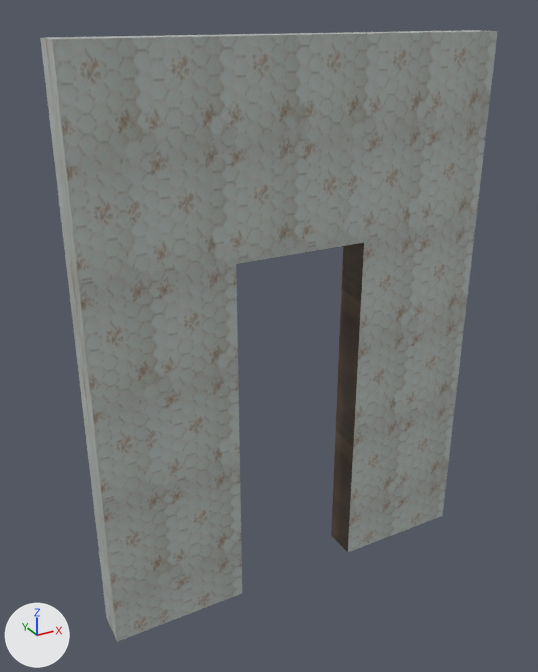
A saved change to the glTF model SH_MODEL/prop/wall_kabinet/wall._3x3_dirka_kabinet.glb.
One viewpoint serves both versions: a 50 mm camera at (-2.48, -4.29, 4.14) aimed at (-0.15, -0.04, 2.02). Every picture has the same lights, and +X, +Y and +Z are marked at lower left. The older version comes first.

The older version as bpy lines, for what is in view:
```python
mat_обои = bpy.data.materials.new('обои')
mat_обои.use_nodes = True; mat_обои.node_tree.nodes.clear()
_N = mat_обои.node_tree.nodes; _L = mat_обои.node_tree.links
n0 = _N.new('ShaderNodeBsdfPrincipled'); n0.name = 'Principled BSDF'
n1 = _N.new('ShaderNodeOutputMaterial'); n1.name = 'Material Output'
n2 = _N.new('ShaderNodeMix'); n2.name = 'Mix'
n2.data_type = 'RGBA'
n2.blend_type = 'MULTIPLY'
n2.inputs[0].default_value = 1.0  # 'Factor'
n3 = _N.new('ShaderNodeVertexColor'); n3.name = 'Color Attribute'
n4 = _N.new('ShaderNodeTexImage'); n4.name = 'Image Texture'
n4.image = img_oboi
n5 = _N.new('ShaderNodeMapping'); n5.name = 'Mapping'
n5.inputs[3].default_value = (8.0, 2.0, 1.0)  # 'Scale'
n6 = _N.new('ShaderNodeUVMap'); n6.name = 'UV Map'
n6.uv_map = 'UVMap'
_L.new(n0.outputs[0], n1.inputs[0])  # 'BSDF' to 'Surface'
_L.new(n2.outputs[2], n0.inputs[0])  # 'Result' to 'Base Color'
_L.new(n3.outputs[0], n2.inputs[7])  # 'Color' to 'B'
_L.new(n4.outputs[0], n2.inputs[6])  # 'Color' to 'A'
_L.new(n5.outputs[0], n4.inputs[0])  # 'Vector' to 'Vector'
_L.new(n6.outputs[0], n5.inputs[0])  # 'UV' to 'Vector'
me_plane = bpy.data.meshes.new('Plane')
me_plane.from_pydata(...)  # 294 vertices, 584 faces; spans x -6.0..6.0, y -0.41..0.0, z 0.0..4.0
# faces by material slot: [574, 10]
me_plane.materials.append(mat_обои)
me_plane.materials.append(mat_material)
ob_plane = bpy.data.objects.new('Plane', me_plane)
ob_plane.location = (0.0, 0.0, 0.0)
ob_plane.scale = (0.25, 0.605, 1.0)
```
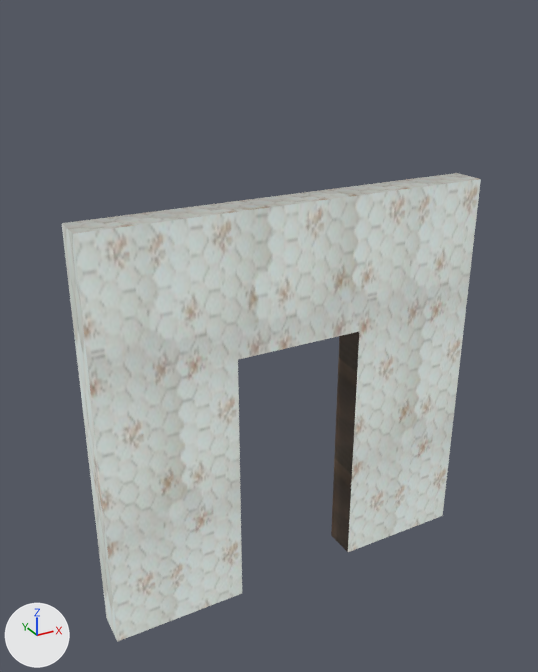
Location of each change, (x1, y1, x2, y2) in pixels of the pictures (538 x 672 px):
'Plane', surface changed, rescaled (lighter, 8% narrower, 23% shorter)
    before: (40, 30, 498, 642)
    after: (62, 173, 481, 642)

Edits to the bpy script that builds the scene:
```text
Add img_bake3x3_dirka_kabinet:
    img_bake3x3_dirka_kabinet = load_image('bake3x3_dirka_kabinet', '_unpacked/bake3x3_dirka_kabinet', 2048, 2048, 'sRGB')
Change mat_обои:
    remove # nodes: BsdfPrincipled, Mapping, Mix, OutputMaterial, TexImage, UVMap, VertexColor
    remove # uses the picture img_oboi
    nodes: BsdfTransparent, Emission, LightPath, Mix, MixShader, OutputMaterial, TexImage, VertexColor
    uses the picture img_bake3x3_dirka_kabinet
Change ob_plane:
    ob_plane.scale: (0.25, 0.605, 1.0) -> (0.25, 0.605, 0.75)
```
